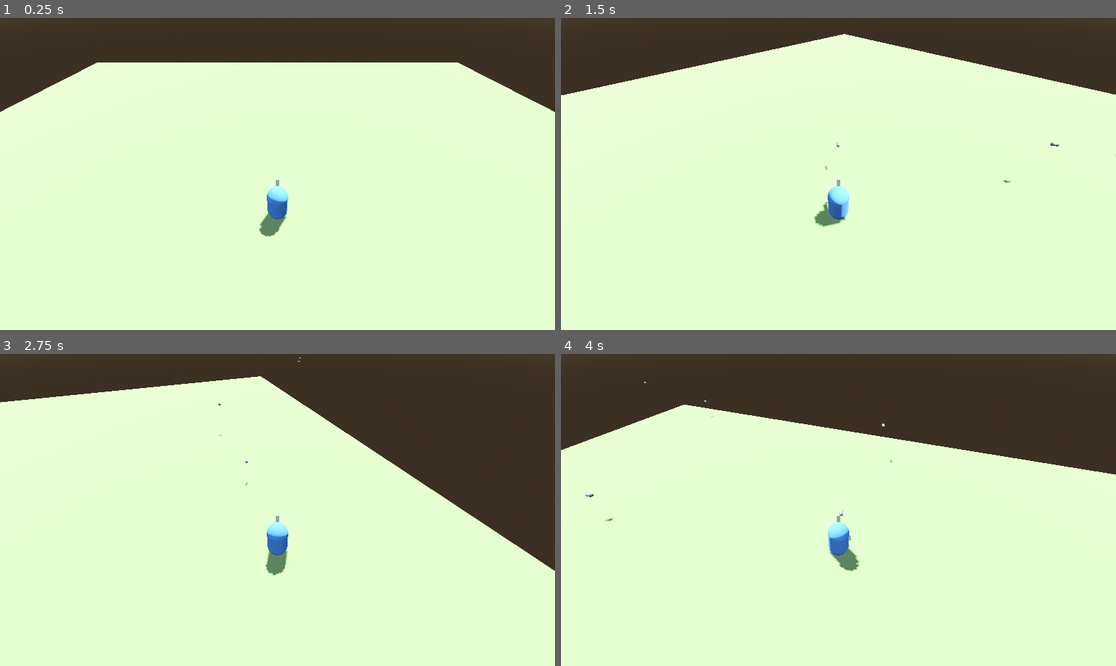
Above: before the commit, frames 1-4 (two rows, left to right).
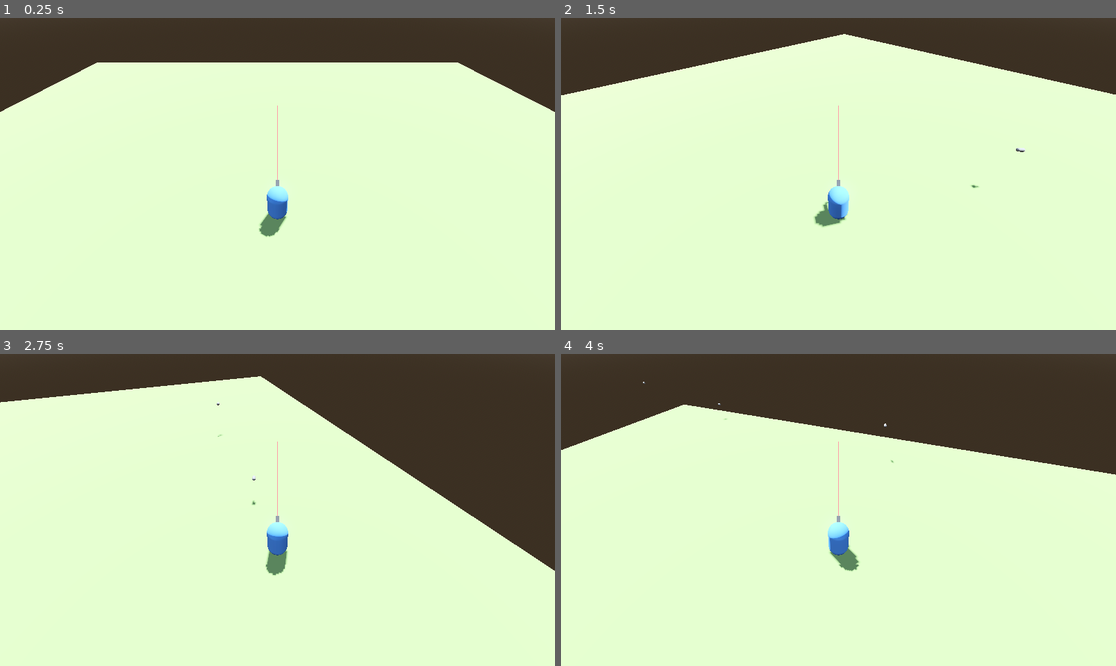
Above: after the commit, the same moments.

Repository: AdilDevStuff/3D-WaveShooter
Game: Godot game, scene res://Scenes/Levels/World.tscn
The game is run twice, just before and just after one commit, with the same random seed, the same clock (stepped at 60 frames per second) and the same inputs.
Inputs (mouse positions are in pixels of both pictures, inside the frame that each line leads up to):
- Up to frame 1 (0.25 s): no input
- Up to frame 2 (1.5 s): tap Enter (ui_accept) at 0.5, 0.77 s; move the mouse to (960, 158) at 0.52 s; press the mouse at (960, 158) at 0.53 s; hold D (Right) 0.53-1.28 s; move the mouse to (727, 189) at 1.27 s; release the mouse at (727, 189) at 1.28 s; hold S (Backward) from 1.28 s (still down); click (727, 189) at 1.35 s
- Up to frame 3 (2.75 s): tap Enter (ui_accept) at 1.52 s; move the mouse to (333, 441) at 2.02 s; release S (Backward) at 2.03 s; press the mouse at (333, 441) at 2.03 s; hold D (Right) from 2.03 s (still down)
- Up to frame 4 (4 s): move the mouse to (810, 572) at 2.77 s; release D (Right) at 2.78 s; release the mouse at (810, 572) at 2.78 s; hold W (Forward) 2.78-3.53 s; click (810, 572) at 2.85 s; tap Enter (ui_accept) at 3.02, 3.77 s; move the mouse to (1005, 556) at 3.52 s; press the mouse at (1005, 556) at 3.53 s; hold A (Left) from 3.53 s (still down)

The runs differ from the first frame. In frame 1, less than 0.1% of the frame differs, in the area x 49-51%, y 28-52%; in frame 2, 0.1%, in the area x 47-100%, y 28-55%; in frame 3, less than 0.1%; in frame 4, 0.1%.

Commit message:
Enemy Shooting

Diff:
--- /dev/null
+++ b/Assets/Components/NavigationMovement.tscn
@@ -0,0 +1,13 @@
+[gd_scene load_steps=2 format=3 uid="uid://b7ptpcn67fnx4"]
+
+[ext_resource type="Script" path="res://Scripts/NavigationMovement.gd" id="1_qwwqv"]
+
+[node name="NavigationMovement" type="Node3D"]
+script = ExtResource("1_qwwqv")
+
+[node name="NavigationAgent3D" type="NavigationAgent3D" parent="."]
+avoidance_enabled = true
+radius = 1.5
+debug_enabled = true
+
+[connection signal="velocity_computed" from="NavigationAgent3D" to="." method="_on_navigation_agent_3d_velocity_computed"]
--- /dev/null
+++ b/Assets/Components/Shooting.tscn
@@ -0,0 +1,10 @@
+[gd_scene load_steps=2 format=3 uid="uid://dwn1oclefwwxs"]
+
+[ext_resource type="Script" path="res://Scripts/Shooting.gd" id="1_rmglj"]
+
+[node name="Shooting" type="Node3D" node_paths=PackedStringArray("spawn_position")]
+script = ExtResource("1_rmglj")
+spawn_position = NodePath("SpawnPosition")
+
+[node name="SpawnPosition" type="Marker3D" parent="."]
+transform = Transform3D(1, 0, 0, 0, 1, 0, 0, 0, 1, -1.19209e-07, 0.467444, -1.00878)
--- a/Scenes/Characters/Enemy.tscn
+++ b/Scenes/Characters/Enemy.tscn
@@ -1,7 +1,10 @@
-[gd_scene load_steps=9 format=3 uid="uid://bgdfpx5kxn8j5"]
+[gd_scene load_steps=13 format=3 uid="uid://bgdfpx5kxn8j5"]
 
 [ext_resource type="Script" path="res://Scripts/Enemy.gd" id="1_4clmw"]
+[ext_resource type="PackedScene" uid="uid://dwn1oclefwwxs" path="res://Assets/Components/Shooting.tscn" id="2_2fyh4"]
 [ext_resource type="Script" path="res://Scripts/Health.gd" id="2_ldbkw"]
+[ext_resource type="PackedScene" uid="uid://cpbjgjltqslvm" path="res://Scenes/Objects/EnemyProjectile.tscn" id="3_8hiib"]
+[ext_resource type="PackedScene" uid="uid://b7ptpcn67fnx4" path="res://Assets/Components/NavigationMovement.tscn" id="4_q448i"]
 
 [sub_resource type="StandardMaterial3D" id="StandardMaterial3D_d88f8"]
 albedo_color = Color(1, 0.296128, 0.296128, 1)
@@ -18,12 +21,15 @@
 [sub_resource type="BoxShape3D" id="BoxShape3D_nbtxa"]
 size = Vector3(1, 2, 1)
 
-[node name="Enemy" type="CharacterBody3D"]
+[sub_resource type="SphereShape3D" id="SphereShape3D_c12mc"]
+radius = 10.0
+
+[node name="Enemy" type="CharacterBody3D" node_paths=PackedStringArray("shooting_component", "health_component", "navigation_component")]
 script = ExtResource("1_4clmw")
 follow_speed = 4.0
-
-[node name="HealthSystem" type="Node3D" parent="."]
-script = ExtResource("2_ldbkw")
+shooting_component = NodePath("Components/Shooting")
+health_component = NodePath("Components/HealthSystem")
+navigation_component = NodePath("Components/NavigationMovement")
 
 [node name="MeshInstance3D" type="MeshInstance3D" parent="."]
 material_override = SubResource("StandardMaterial3D_d88f8")
@@ -31,11 +37,6 @@
 
 [node name="CollisionShape3D" type="CollisionShape3D" parent="."]
 shape = SubResource("CapsuleShape3D_up22q")
-
-[node name="NavigationAgent3D" type="NavigationAgent3D" parent="."]
-avoidance_enabled = true
-radius = 1.5
-debug_enabled = true
 
 [node name="Hand" type="Node3D" parent="."]
 transform = Transform3D(-1, 0, 8.74228e-08, 0, 1, 0, -8.74228e-08, 0, -1, 0, 0, 0)
@@ -50,5 +51,24 @@
 [node name="CollisionShape3D" type="CollisionShape3D" parent="HurtBox"]
 shape = SubResource("BoxShape3D_nbtxa")
 
-[connection signal="velocity_computed" from="NavigationAgent3D" to="." method="_on_navigation_agent_3d_velocity_computed"]
+[node name="ShootingRange" type="Area3D" parent="."]
+
+[node name="CollisionShape3D" type="CollisionShape3D" parent="ShootingRange"]
+shape = SubResource("SphereShape3D_c12mc")
+
+[node name="Components" type="Node3D" parent="."]
+
+[node name="Shooting" parent="Components" node_paths=PackedStringArray("spawn_position") instance=ExtResource("2_2fyh4")]
+firerate = 1.0
+projectile = ExtResource("3_8hiib")
+spawn_position = NodePath("SpawnPosition")
+
+[node name="HealthSystem" type="Node3D" parent="Components"]
+script = ExtResource("2_ldbkw")
+
+[node name="NavigationMovement" parent="Components" node_paths=PackedStringArray("parent") instance=ExtResource("4_q448i")]
+parent = NodePath("../..")
+
 [connection signal="area_entered" from="HurtBox" to="." method="_on_hurt_box_area_entered"]
+[connection signal="body_entered" from="ShootingRange" to="." method="_on_shooting_range_body_entered"]
+[connection signal="body_exited" from="ShootingRange" to="." method="_on_shooting_range_body_exited"]
--- a/Scenes/Characters/Player.tscn
+++ b/Scenes/Characters/Player.tscn
@@ -1,8 +1,8 @@
-[gd_scene load_steps=10 format=3 uid="uid://bx04i0xydox35"]
+[gd_scene load_steps=12 format=3 uid="uid://bx04i0xydox35"]
 
 [ext_resource type="Script" path="res://Scripts/Player.gd" id="1_6rd3n"]
-[ext_resource type="Script" path="res://Scripts/Shooting.gd" id="2_cn7c7"]
-[ext_resource type="PackedScene" uid="uid://6ebjd8k5bc1g" path="res://Scenes/Objects/Projectile.tscn" id="3_re7d5"]
+[ext_resource type="PackedScene" uid="uid://dwn1oclefwwxs" path="res://Assets/Components/Shooting.tscn" id="2_ojpoo"]
+[ext_resource type="PackedScene" uid="uid://c1rgj63y02aj4" path="res://Scenes/Objects/PlayerProjectile.tscn" id="3_yc837"]
 [ext_resource type="Script" path="res://Scripts/Health.gd" id="4_plgsg"]
 
 [sub_resource type="StandardMaterial3D" id="StandardMaterial3D_6qtfk"]
@@ -15,11 +15,21 @@
 
 [sub_resource type="CapsuleMesh" id="CapsuleMesh_xg8t5"]
 
+[sub_resource type="StandardMaterial3D" id="StandardMaterial3D_iyps3"]
+albedo_color = Color(1, 0.296128, 0.296128, 1)
+
+[sub_resource type="CylinderMesh" id="CylinderMesh_vjj1c"]
+top_radius = 0.01
+bottom_radius = 0.02
+height = 8.201
+
 [sub_resource type="CapsuleShape3D" id="CapsuleShape3D_23eby"]
 
-[node name="Player" type="CharacterBody3D" groups=["Player"]]
+[node name="Player" type="CharacterBody3D" node_paths=PackedStringArray("shooting_component", "health_system") groups=["Player"]]
 script = ExtResource("1_6rd3n")
 speed = 8.0
+shooting_component = NodePath("Components/Shooting")
+health_system = NodePath("Components/HealthSystem")
 
 [node name="Hand" type="Node3D" parent="."]
 transform = Transform3D(-1, 0, -8.74228e-08, 0, 1, 0, 8.74228e-08, 0, -1, 0, 0, 0)
@@ -29,17 +39,6 @@
 material_override = SubResource("StandardMaterial3D_6qtfk")
 mesh = SubResource("BoxMesh_m83oc")
 
-[node name="Shooting" type="Node3D" parent="." node_paths=PackedStringArray("spawn_position")]
-script = ExtResource("2_cn7c7")
-projectile = ExtResource("3_re7d5")
-spawn_position = NodePath("SpawnPosition")
-
-[node name="SpawnPosition" type="Marker3D" parent="Shooting"]
-transform = Transform3D(1, 0, 0, 0, 1, 0, 0, 0, 1, -1.19209e-07, 0.467444, -1.00878)
-
-[node name="HealthSystem" type="Node3D" parent="."]
-script = ExtResource("4_plgsg")
-
 [node name="Camera3D" type="Camera3D" parent="."]
 transform = Transform3D(1, 0, 0, 0, 0.707107, 0.707107, 0, -0.707107, 0.707107, 0, 8, 6)
 
@@ -47,5 +46,21 @@
 material_override = SubResource("StandardMaterial3D_d2cf7")
 mesh = SubResource("CapsuleMesh_xg8t5")
 
+[node name="AimMesh" type="MeshInstance3D" parent="."]
+transform = Transform3D(1, 0, 0, 0, -4.37114e-08, 1, 0, -1, -4.37114e-08, 0, 0.464059, -5.04272)
+material_override = SubResource("StandardMaterial3D_iyps3")
+cast_shadow = 0
+mesh = SubResource("CylinderMesh_vjj1c")
+
 [node name="CollisionShape3D" type="CollisionShape3D" parent="."]
 shape = SubResource("CapsuleShape3D_23eby")
+
+[node name="Components" type="Node3D" parent="."]
+
+[node name="Shooting" parent="Components" node_paths=PackedStringArray("spawn_position") instance=ExtResource("2_ojpoo")]
+firerate = 0.5
+projectile = ExtResource("3_yc837")
+spawn_position = NodePath("SpawnPosition")
+
+[node name="HealthSystem" type="Node3D" parent="Components"]
+script = ExtResource("4_plgsg")
--- a/Scenes/Levels/World.tscn
+++ b/Scenes/Levels/World.tscn
@@ -48,8 +48,10 @@
 transform = Transform3D(-0.866025, -0.433013, 0.25, 0, 0.5, 0.866025, -0.5, 0.75, -0.433013, 0, 0, 0)
 shadow_enabled = true
 
-[node name="Player" parent="." instance=ExtResource("1_65s0x")]
+[node name="Player" parent="." node_paths=PackedStringArray("shooting_component", "health_system") instance=ExtResource("1_65s0x")]
 transform = Transform3D(1, 0, 0, 0, 1, 0, 0, 0, 1, 0, 1.5, 0)
+shooting_component = NodePath("Components/Shooting")
+health_system = NodePath("Components/HealthSystem")
 
 [node name="WaveSystem" type="Node3D" parent="."]
 script = ExtResource("3_0rjlg")
@@ -63,9 +65,6 @@
 [node name="WaveCooldownTimer" type="Timer" parent="WaveSystem"]
 wait_time = 5.0
 
-[node name="SpawnDelay" type="Timer" parent="WaveSystem"]
-wait_time = 2.0
-
 [node name="SpawnedEnemies" type="Node3D" parent="WaveSystem"]
 
 [connection signal="wave_completed" from="WaveSystem" to="WaveSystem" method="_on_wave_completed"]
--- /dev/null
+++ b/Scenes/Objects/EnemyProjectile.tscn
@@ -0,0 +1,8 @@
+[gd_scene load_steps=3 format=3 uid="uid://cpbjgjltqslvm"]
+
+[ext_resource type="PackedScene" uid="uid://6ebjd8k5bc1g" path="res://Scenes/Objects/Projectile.tscn" id="1_8sk47"]
+[ext_resource type="Script" path="res://Scripts/EnemyProjectile.gd" id="2_mv78i"]
+
+[node name="EnemyProjectile" groups=["EnemyProjectile"] instance=ExtResource("1_8sk47")]
+script = ExtResource("2_mv78i")
+projectile_damage = 20.0
--- /dev/null
+++ b/Scenes/Objects/PlayerProjectile.tscn
@@ -0,0 +1,8 @@
+[gd_scene load_steps=3 format=3 uid="uid://c1rgj63y02aj4"]
+
+[ext_resource type="PackedScene" uid="uid://cpbjgjltqslvm" path="res://Scenes/Objects/EnemyProjectile.tscn" id="1_r41io"]
+[ext_resource type="Script" path="res://Scripts/PlayerProjectile.gd" id="2_s21tj"]
+
+[node name="PlayerProjectile" groups=["PlayerProjectile"] instance=ExtResource("1_r41io")]
+script = ExtResource("2_s21tj")
+projectile_damage = 50.0
--- a/Scenes/Objects/Projectile.tscn
+++ b/Scenes/Objects/Projectile.tscn
@@ -8,7 +8,7 @@
 radius = 0.099337
 height = 0.401636
 
-[node name="Projectile" type="Area3D" groups=["Player"]]
+[node name="Projectile" type="Area3D"]
 script = ExtResource("1_33162")
 projectile_speed = 20.0
 projectile_damage = 50.0
@@ -20,3 +20,8 @@
 [node name="CollisionShape3D" type="CollisionShape3D" parent="."]
 transform = Transform3D(1, 0, 0, 0, -4.37114e-08, 1, 0, -1, -4.37114e-08, 0, 0, 0)
 shape = SubResource("CapsuleShape3D_ehrpx")
+
+[node name="VisibleOnScreenNotifier3D" type="VisibleOnScreenNotifier3D" parent="."]
+aabb = AABB(-0.0944887, -0.092321, -0.211016, 0.188977, 0.184642, 0.422032)
+
+[connection signal="screen_exited" from="VisibleOnScreenNotifier3D" to="." method="_on_visible_on_screen_notifier_3d_screen_exited"]
--- a/Scripts/Enemy.gd
+++ b/Scripts/Enemy.gd
@@ -2,38 +2,39 @@
 
 @export var follow_speed: float = 20
 
+@export_group("Components")
+@export var shooting_component: Shooting
+@export var health_component: HealthSystem
+@export var navigation_component: NavigationMovement
+
 @onready var player = get_tree().get_first_node_in_group("Player")
-@onready var nav_agent: NavigationAgent3D = $NavigationAgent3D
 
-@onready var health_system: HealthSystem = $HealthSystem
+var is_in_range: bool = false
 
-func _process(delta: float) -> void:
-	if health_system.is_health_zero():
+func _ready() -> void:
+	shooting_component.can_shoot = true
+
+func _process(_delta: float) -> void:
+	if is_in_range:
+		shooting_component.shoot_projectile()
+
+	if health_component.is_health_zero():
 		queue_free()
 
-func _physics_process(delta: float) -> void:
-	update_target_location(player.global_transform.origin)
-
-	follow_player(delta)
-
-func update_target_location(target):
-	nav_agent.target_position = target
-
-func follow_player(delta):
-	# Follow player with navigation
-	var current_location = global_transform.origin
-	await get_tree().process_frame
-	var next_location = nav_agent.get_next_path_position()
-	var new_velocity = current_location.direction_to(next_location).normalized() * follow_speed
-	nav_agent.set_velocity(new_velocity)
-
-	# Look at player without rotating around
+func _physics_process(_delta: float) -> void:
+	# Look at target without rotating around
 	look_at(player.global_transform.origin)
-
-func _on_navigation_agent_3d_velocity_computed(safe_velocity: Vector3) -> void:
-	velocity = velocity.move_toward(safe_velocity, 0.25)
-	move_and_slide()
+	navigation_component.update_target_location(player.global_transform.origin)
+	navigation_component.follow_target(follow_speed)
 
 func _on_hurt_box_area_entered(area: Area3D) -> void:
-	if area.is_in_group("Player"):
-		health_system.drop_health(area.projectile_damage)
+	if area.is_in_group("PlayerProjectile"):
+		health_component.drop_health(area.projectile_damage)
+
+func _on_shooting_range_body_entered(body: Node3D) -> void:
+	if body.is_in_group("Player"):
+		is_in_range = true
+
+func _on_shooting_range_body_exited(body: Node3D) -> void:
+	if body.is_in_group("Player"):
+		is_in_range = false
--- /dev/null
+++ b/Scripts/EnemyProjectile.gd
@@ -0,0 +1 @@
+extends Projectile
--- /dev/null
+++ b/Scripts/NavigationMovement.gd
@@ -0,0 +1,21 @@
+class_name NavigationMovement
+extends Node3D
+
+@export var parent: CharacterBody3D
+
+@onready var nav_agent: NavigationAgent3D = $NavigationAgent3D
+
+func update_target_location(target):
+	nav_agent.target_position = target
+
+func follow_target(follow_speed: float):
+	# Follow target with navigation
+	var current_location = global_transform.origin
+	await get_tree().process_frame
+	var next_location = nav_agent.get_next_path_position()
+	var new_velocity = current_location.direction_to(next_location).normalized() * follow_speed
+	nav_agent.set_velocity(new_velocity)
+
+func _on_navigation_agent_3d_velocity_computed(safe_velocity: Vector3) -> void:
+	parent.velocity = parent.velocity.move_toward(safe_velocity, 0.25)
+	parent.move_and_slide()
--- a/Scripts/Player.gd
+++ b/Scripts/Player.gd
@@ -5,11 +5,21 @@
 
 @export var mouse_sensitivity: float = 0.2
 
+@export_group("Components")
+@export var shooting_component: Shooting
+@export var health_system: HealthSystem
+
+func _ready() -> void:
+	shooting_component.can_shoot = true
+
 func _input(event: InputEvent) -> void:
 	if event is InputEventMouseMotion:
 		rotate_y(deg_to_rad(-event.relative.x * mouse_sensitivity))
 
 func _physics_process(delta: float) -> void:
+	if Input.is_action_pressed("Shoot"):
+		shooting_component.shoot_projectile()
+
 	movement(delta)
 
 func movement(delta):
--- /dev/null
+++ b/Scripts/PlayerProjectile.gd
@@ -0,0 +1 @@
+extends Projectile
--- a/Scripts/Projectile.gd
+++ b/Scripts/Projectile.gd
@@ -1,3 +1,4 @@
+class_name Projectile
 extends Area3D
 
 @export var projectile_speed: float
@@ -5,3 +6,6 @@
 
 func _physics_process(delta: float) -> void:
 	position -= transform.basis.z * projectile_speed * delta
+
+func _on_visible_on_screen_notifier_3d_screen_exited() -> void:
+	queue_free()
--- a/Scripts/Shooting.gd
+++ b/Scripts/Shooting.gd
@@ -1,15 +1,12 @@
+class_name Shooting
 extends Node3D
 
-@export var firerate: float = 0.4
+@export var firerate: float
 @export var projectile: PackedScene
 
 @export var spawn_position: Marker3D
 
-var can_shoot: bool = true
-
-func _process(delta: float) -> void:
-	if Input.is_action_pressed("Shoot"):
-		shoot_projectile()
+var can_shoot: bool = false
 
 func shoot_projectile():
 	if can_shoot:
--- a/Scripts/WaveSystem.gd
+++ b/Scripts/WaveSystem.gd
@@ -16,14 +16,13 @@
 
 @onready var spawned_enemies: Node3D = $SpawnedEnemies
 
-@onready var spawn_delay: Timer = $SpawnDelay
 @onready var wave_cooldown_timer: Timer = $WaveCooldownTimer
 
 func _ready() -> void:
 	# Start the wave cool down timer at the game start
 	wave_cooldown_timer.start()
 
-func _process(delta: float) -> void:
+func _process(_delta: float) -> void:
 	print_rich("[color=#C22124][b] Enemies Remaining: %d [/b] [/color]" % remaining_enemies())
 
 ## Spawn random enemies from an array with a given enemy_count and spawn rate
@@ -44,7 +43,10 @@
 
 ## Get the remaining enemies left in the scene
 func remaining_enemies():
-	var enemies_left = spawned_enemies.get_child_count()
+	var enemies_left = 0
+	for enemy in spawned_enemies.get_children():
+		if enemy is CharacterBody3D:
+			enemies_left += 1
 	return enemies_left
 
 ## Returns true if all enemies are dead otherwise returns false
--- a/Scripts/World.gd
+++ b/Scripts/World.gd
@@ -2,6 +2,6 @@
 
 
 # Called every frame. 'delta' is the elapsed time since the previous frame.
-func _process(delta: float) -> void:
+func _process(_delta: float) -> void:
 	if $Player.position.y <= -3:
 		get_tree().reload_current_scene()
--- a/project.godot
+++ b/project.godot
@@ -11,6 +11,7 @@
 [application]
 
 config/name="3D Wave Shooter"
+config/tags=PackedStringArray("side_project")
 run/main_scene="res://Scenes/Levels/World.tscn"
 config/features=PackedStringArray("4.3")
 config/icon="res://icon.png"
